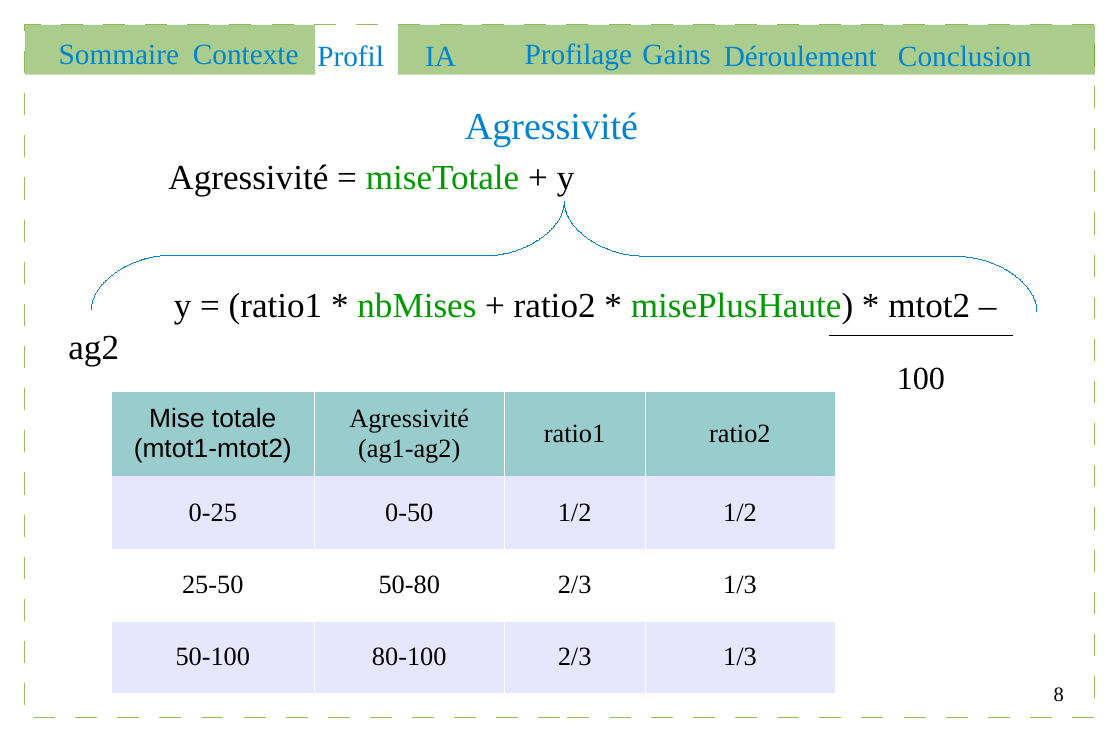
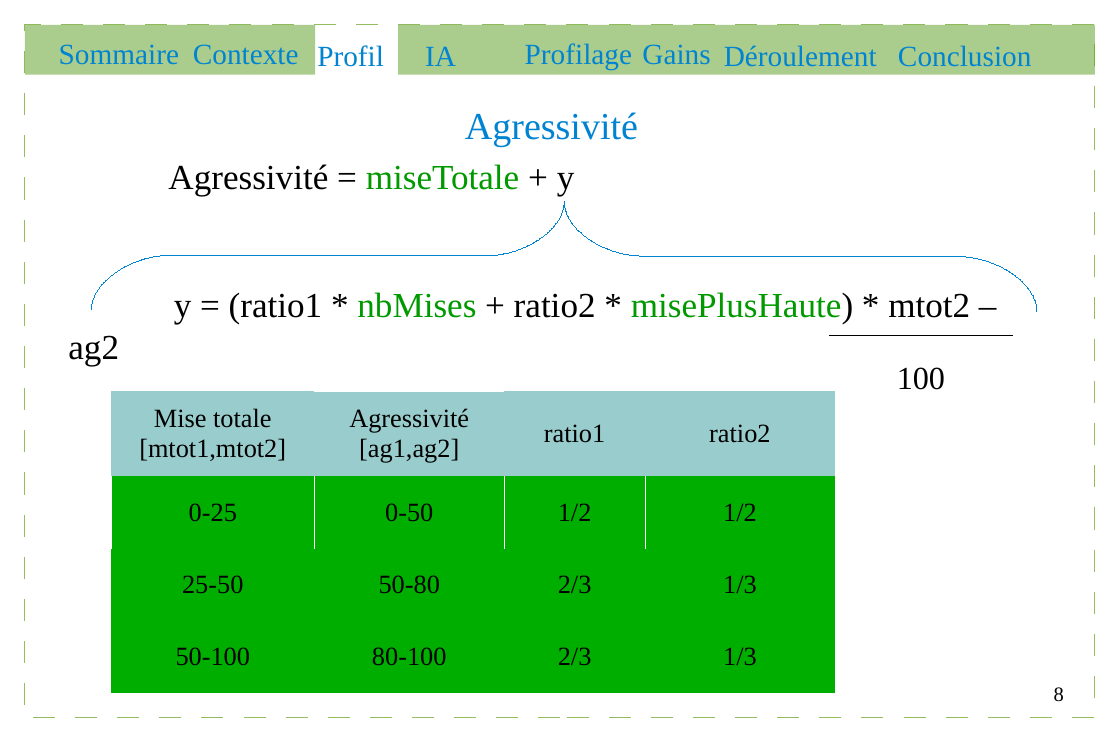
Before and after one commit to Gouga34/TERM1_Poker, a slide deck: slide 8 of Soutenance/presentation.odp. Drawn at 1120x747 pixels with LibreOffice and Linux fonts; fonts in the diff are those of the drawing. Boxes give left, top, right and bottom in pixels: in the first picture for what was removed or moved away, otherwise in the second. Text is boxed around its words. In the diff, an @@ line names an element or a change of style, - is before the commit and + after.

```diff
--- a/Soutenance/presentation.odp
+++ b/Soutenance/presentation.odp
@@ table at box(112, 391, 836, 693) @@
-row 1, column 1: Mise totale / (mtot1-mtot2)
+row 1, column 1: Mise totale / [mtot1,mtot2]
-row 1, column 2: Agressivité / (ag1-ag2)
+row 1, column 2: Agressivité / [ag1,ag2]
@@ fill #E6E6FF to #00AE00 in 8 cells @@
@@ fill #FFFFFF to #00AE00 in row 3 @@
@@ borders changed @@
```
Also in this commit, not shown: 7 other slides changed.
